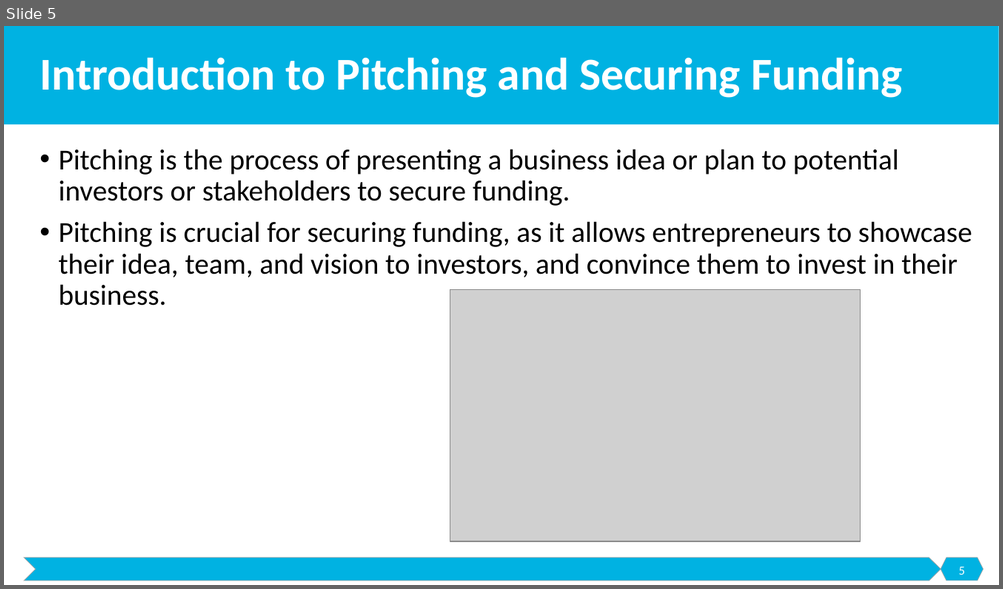
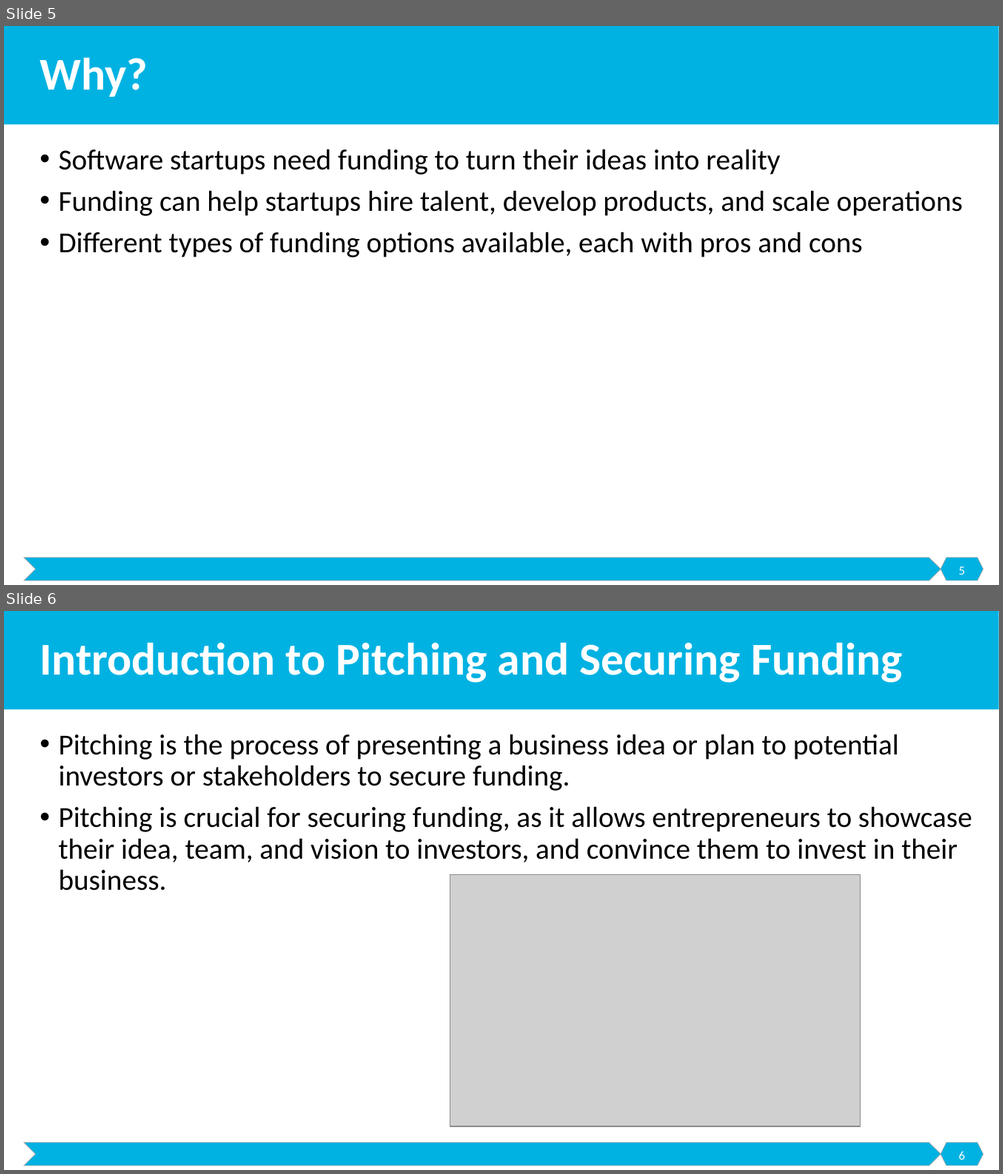
Before and after one commit to malenezi/malenezi, a slide deck: SE495/Lectures/5-Securing Funding/Securing Funding.pptx. Shown one above the other, each under a label of ours: slide 5 before the commit, slides 5 and 6 after it. The pictures are 1003x589 and 1003x1174 pixels, drawn with LibreOffice and Linux fonts; fonts in the diff are those of the drawing; grey boxes stand for pictures. Boxes give left, top, right and bottom in pixels: in the first picture for what was removed or moved away, otherwise in the second. Text is boxed around its words. In the diff, an @@ line names an element or a change of style, - is before the commit and + after.

```diff
--- a/SE495/Lectures/5-Securing Funding/Securing Funding.pptx
+++ b/SE495/Lectures/5-Securing Funding/Securing Funding.pptx
@@ slide 5 added at (x1=4, y1=26, x2=999, y2=585), background #FFFFFF; not listed: 3 template elements that a slide beside it also shows @@
@@ title added at (x1=40, y1=57, x2=147, y2=97), 44 pt, text #FFFFFF, bold @@
+Why?
@@ text added at (x1=59, y1=149, x2=962, y2=258), 28 pt, text #000000 @@
+• Software startups need funding to turn their ideas into reality
+• Funding can help startups hire talent, develop products, and scale operations
+• Different types of funding options available, each with pros and cons
@@ page number added at (x1=959, y1=567, x2=965, y2=575), 12 pt, text #FFFFFF @@
+5
@@ what was slide 5 is now slide 6 @@
@@ page number at (x1=959, y1=1151, x2=965, y2=1160): text changed @@
-5
+6
```
Also in this commit, not shown: 2 other files.
